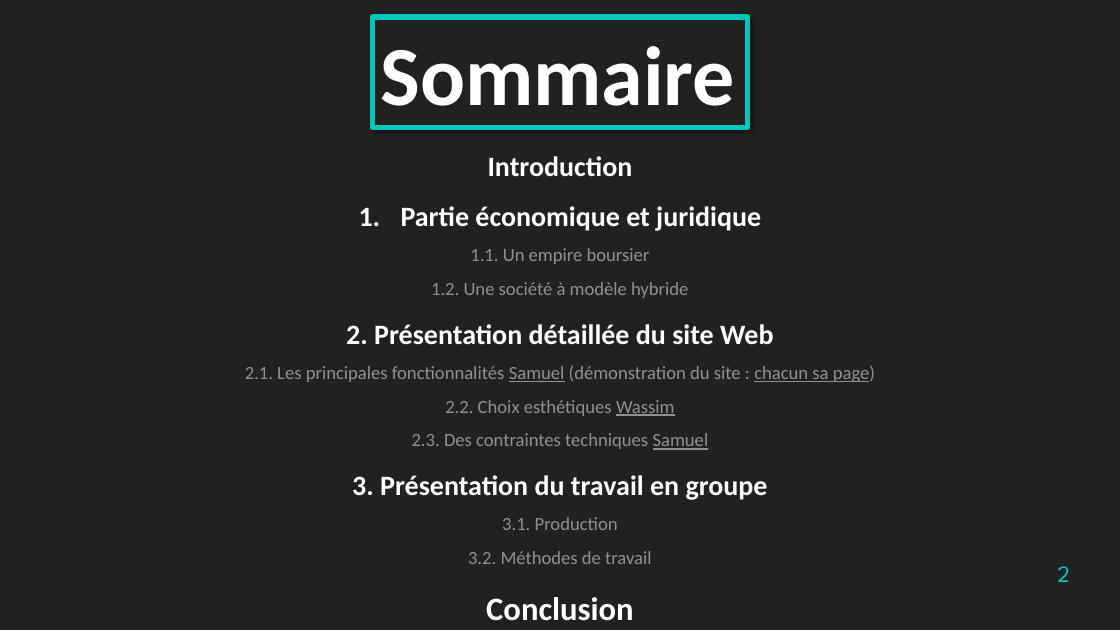
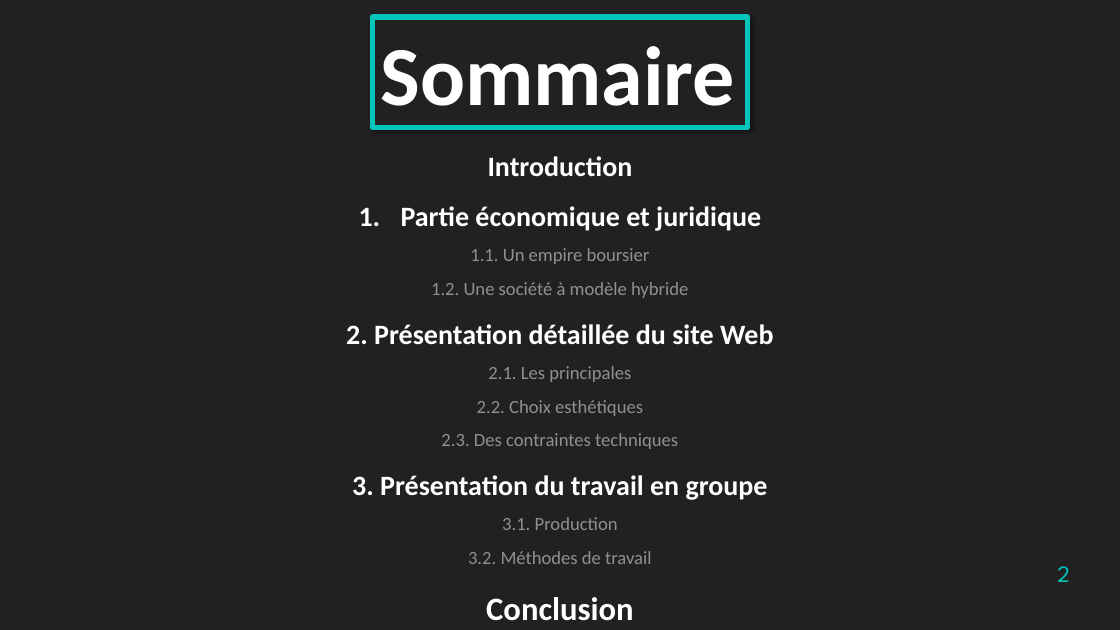
Before and after one commit to TheStaticTurtle/IUT_Website_TTI, a slide deck: slide 2 of Documents/Soutenance.pptx. Drawn at 1120x630 pixels with LibreOffice and Linux fonts; fonts in the diff are those of the drawing. Boxes give left, top, right and bottom in pixels: in the first picture for what was removed or moved away, otherwise in the second. Text is boxed around its words. In the diff, an @@ line names an element or a change of style, - is before the commit and + after.

```diff
--- a/Documents/Soutenance.pptx
+++ b/Documents/Soutenance.pptx
@@ text at (441,366,678,449): text changed @@
-2.1. Les principales fonctionnalités Samuel (démonstration du site : chacun sa page)
-2.2. Choix esthétiques Wassim
-2.3. Des contraintes techniques Samuel
+2.1. Les principales
+2.2. Choix esthétiques
+2.3. Des contraintes techniques
```
